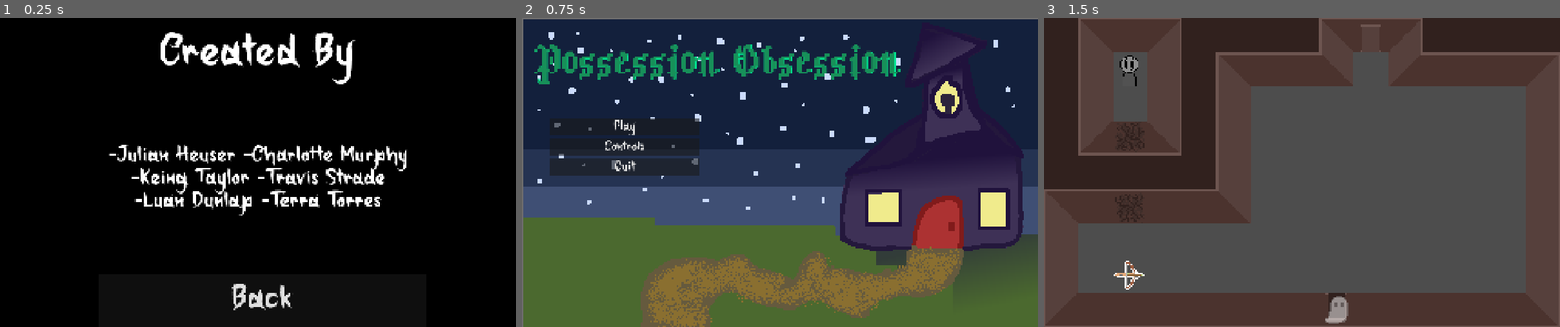
Above: before the commit, frames 1-3 (left to right).
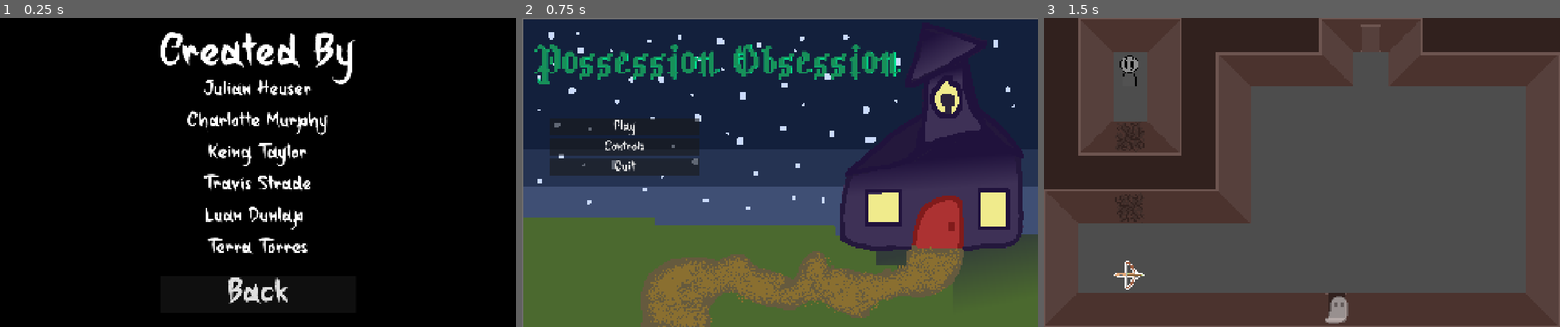
Above: after the commit, the same moments.

Repository: AvatarKeing/GameJam22
Game: Godot game, scene res://Scenes/Credits.tscn
Two runs of this game, one before a commit and one after it. Both use one fixed random seed, a clock stepped at 60 frames per second and the inputs below. This scene is started directly instead of the project's main scene.
Inputs:
- Up to frame 1 (0.25 s): no input
- Up to frame 2 (0.75 s): click "Back" at 0.5 s
- Up to frame 3 (1.5 s): click "Play" at 1.25 s

The runs differ from the first frame. In frame 1, 6.4% of the frame differs, in the area x 21-79%, y 4-95%; in frame 2, nothing differs; in frame 3, nothing differs.

Commit message:
Fix credits

Diff:
--- a/Scenes/Credits.tscn
+++ b/Scenes/Credits.tscn
@@ -21,39 +21,51 @@
 grow_vertical = 2
 color = Color(0, 0, 0, 1)
 
-[node name="Label" type="Label" parent="." unique_id=186921633]
-layout_mode = 0
-offset_right = 1920.0
-offset_bottom = 278.0
+[node name="VBoxContainer" type="VBoxContainer" parent="." unique_id=472253699]
+layout_mode = 1
+anchors_preset = 8
+anchor_left = 0.5
+anchor_top = 0.5
+anchor_right = 0.5
+anchor_bottom = 0.5
+offset_left = -364.5
+offset_top = -524.5
+offset_right = 364.5
+offset_bottom = 524.5
+grow_horizontal = 2
+grow_vertical = 2
+
+[node name="Label" type="Label" parent="VBoxContainer" unique_id=186921633]
+layout_mode = 2
 theme_override_fonts/font = ExtResource("1_i8h6y")
 theme_override_font_sizes/font_size = 200
 text = "Created By"
 horizontal_alignment = 1
 vertical_alignment = 1
 
-[node name="Label2" type="Label" parent="." unique_id=1650642003]
-layout_mode = 0
-offset_top = 257.0
-offset_right = 1922.0
-offset_bottom = 996.0
+[node name="Label2" type="Label" parent="VBoxContainer" unique_id=1650642003]
+layout_mode = 2
 theme_override_constants/line_spacing = -20
 theme_override_fonts/font = ExtResource("1_i8h6y")
-theme_override_font_sizes/font_size = 100
-text = "-Julian Heuser -Charlotte Murphy
--Keing Taylor -Travis Strade
--Luan Dunlap -Terra Torres
+theme_override_font_sizes/font_size = 90
+text = "Julian Heuser
+
+Charlotte Murphy
+
+Keing Taylor
+
+Travis Strade
+
+Luan Dunlap
+
+Terra Torres
 "
 horizontal_alignment = 1
-vertical_alignment = 1
 
-[node name="Back" type="Button" parent="." unique_id=1501515165]
-layout_mode = 0
-offset_left = 366.0
-offset_top = 957.0
-offset_right = 1586.0
-offset_bottom = 1152.0
+[node name="Back" type="Button" parent="VBoxContainer" unique_id=1501515165]
+layout_mode = 2
 theme_override_fonts/font = ExtResource("1_i8h6y")
 theme_override_font_sizes/font_size = 150
 text = "Back"
 
-[connection signal="pressed" from="Back" to="." method="_on_back_pressed"]
+[connection signal="pressed" from="VBoxContainer/Back" to="." method="_on_back_pressed"]
